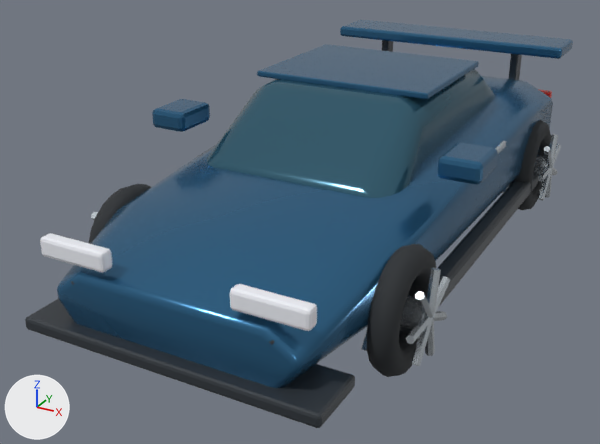
What one commit did to the Blender file Art/Blender/Models/vehicle_vortex.blend.
Before and after are seen from a 50 mm lens placed at (2.41, -5.2, 2.71), pointed at (-0.25, -0.37, 0.29). The lights are fixed; the arrows at lower left show +X, +Y and +Z. The first picture is the older version.

The scene before the commit, as lines of its bpy script (objects in view):
```python
ob_alloy_spoke_050 = bpy.data.objects.new('Alloy spoke.050', me_alloy_spoke_050)
ob_alloy_spoke_050.location = (0.0, 0.0, 0.0)
ob_roof_panel = bpy.data.objects.new('Roof panel', me_roof_panel)
ob_roof_panel.location = (0.0, 0.231, 1.314)
ob_sculpted_body = bpy.data.objects.new('Sculpted body', me_sculpted_body)
ob_sculpted_body.location = (0.0, 0.0, 0.0)
ob_side_sill_001 = bpy.data.objects.new('Side sill.001', me_side_sill_001)
ob_side_sill_001.location = (0.98, 0.0, 0.3)
ob_splitter = bpy.data.objects.new('Splitter', me_splitter)
ob_splitter.location = (0.0, -2.152, 0.27)
# me_alloy_spoke_050
# before: 6 (1.083, -1.536, 0.604) at pixel (414, 294), 7 (1.097, -1.554, 0.589) at pixel (415, 298), 8 (1.123, -1.554, 0.589) at pixel (420, 300), 9 (1.137, -1.536, 0.604) at pixel (424, 296), 10 (1.123, -1.517, 0.618) at pixel (423, 292)
# before: 11 (1.097, -1.517, 0.618) at pixel (418, 291)
# also in view: 'Aerodynamic wing' at (0.0, 1.99, 1.23); 'Headlamp.001' at (0.62, -2.22, 0.74); 'Tread.003' at (0.96, -1.37, 0.39); 'Tread.001' at (-0.96, -1.37, 0.39); 'Mirror.001' at (1.04, -0.65, 1.05)
```
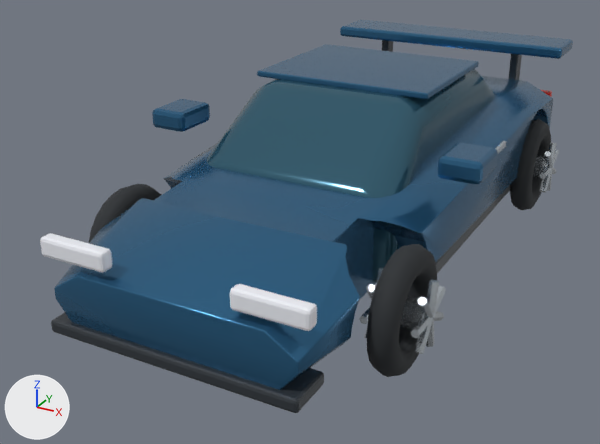
Location of each change, [x1, y1, x2, y2] in pixels of the pictures (600 x 444 px):
'Sculpted body', reshaped
    before: [57, 76, 553, 388]
    after: [54, 76, 553, 390]
'Splitter', rescaled (17% narrower, 22% shorter)
    before: [25, 298, 355, 428]
    after: [51, 312, 324, 413]
'Side sill.001', moved, rescaled (mostly hidden afterwards)
    before: [400, 172, 538, 333]
    after: [436, 185, 510, 273]
'Alloy spoke.050', reshaped (16% narrower, 21% shorter)
    before: [415, 291, 433, 318]
    after: [418, 297, 433, 318]
part 1 of me_sculpted_body, cut back
    before: [57, 148, 449, 388]
    after: [55, 148, 449, 388]
part 2 of me_sculpted_body, built on
    before: [445, 98, 553, 251]
    after: [445, 99, 553, 253]

The change in detail:
me_sculpted_body is used by ob_sculpted_body; location (0.0, 0.0, 0.0).
me_sculpted_body had 48 vertices, 42 faces and spanned x -0.98..0.98, y -2.26..2.26, z 0.27..1.0.
me_sculpted_body now has 228 vertices, 122 faces and spans x -0.98..0.98, y -2.26..2.26, z 0.27..1.0.
me_sculpted_body part 1: 6 vertices removed from x -0.9..0.9, y -1.58, z 0.27..0.69; 96 vertices added at x -0.93..0.93, y -1.83..-0.9, z 0.27..0.83.
me_sculpted_body part 2: 4 vertices removed from x -0.97..0.97, y 1.05, z 0.27..0.43; 94 vertices added at x -0.98..0.98, y 0.9..1.83, z 0.27..0.85.
me_sculpted_body part 3: the surface is now shaded flat.
me_side_sill_001 is used by ob_side_sill_001; location (0.98, 0.0, 0.3).
me_side_sill_001 had 8 vertices, 6 faces and spanned x -0.06..0.06, y -1.35..1.35, z -0.07..0.07.
me_side_sill_001 now has 8 vertices, 6 faces and spans x -0.04..0.05, y -1.17..1.17, z -0.06..0.06.
me_side_sill_001 part 4: the whole mesh is scaled about its middle by (0.692, 0.87, 0.857).
me_alloy_spoke_050 is used by ob_alloy_spoke_050; location (0.0, 0.0, 0.0).
me_alloy_spoke_050 had 12 vertices, 8 faces and spanned x 1.083..1.137, y -1.554..-1.347, z 0.375..0.618.
me_alloy_spoke_050 now has 12 vertices, 8 faces and spans x 1.083..1.137, y -1.511..-1.347, z 0.375..0.565.
Part 5, on me_alloy_spoke_050:
Vertices 6 to 11 of me_alloy_spoke_050 move by (0.0, 0.043, -0.053).
me_splitter is used by ob_splitter; location (0.0, -2.152, 0.27).
me_splitter had 8 vertices, 6 faces and spanned x -0.95..0.95, y -0.2..0.2, z -0.04..0.04.
me_splitter now has 8 vertices, 6 faces and spans x -0.8..0.8, y -0.15..0.15, z -0.04..0.04.
me_splitter part 6: the whole mesh is scaled about its middle by (0.842, 0.75, 1).
Object 'Side sill.001' (ob_side_sill_001) moves from (0.98, 0.0, 0.3) to (0.84, 0.0, 0.3).
